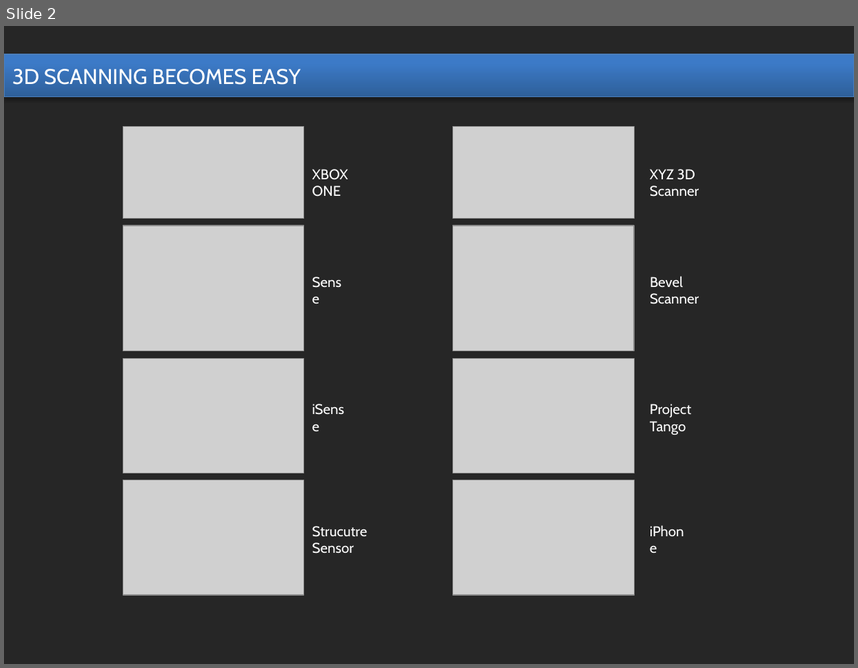
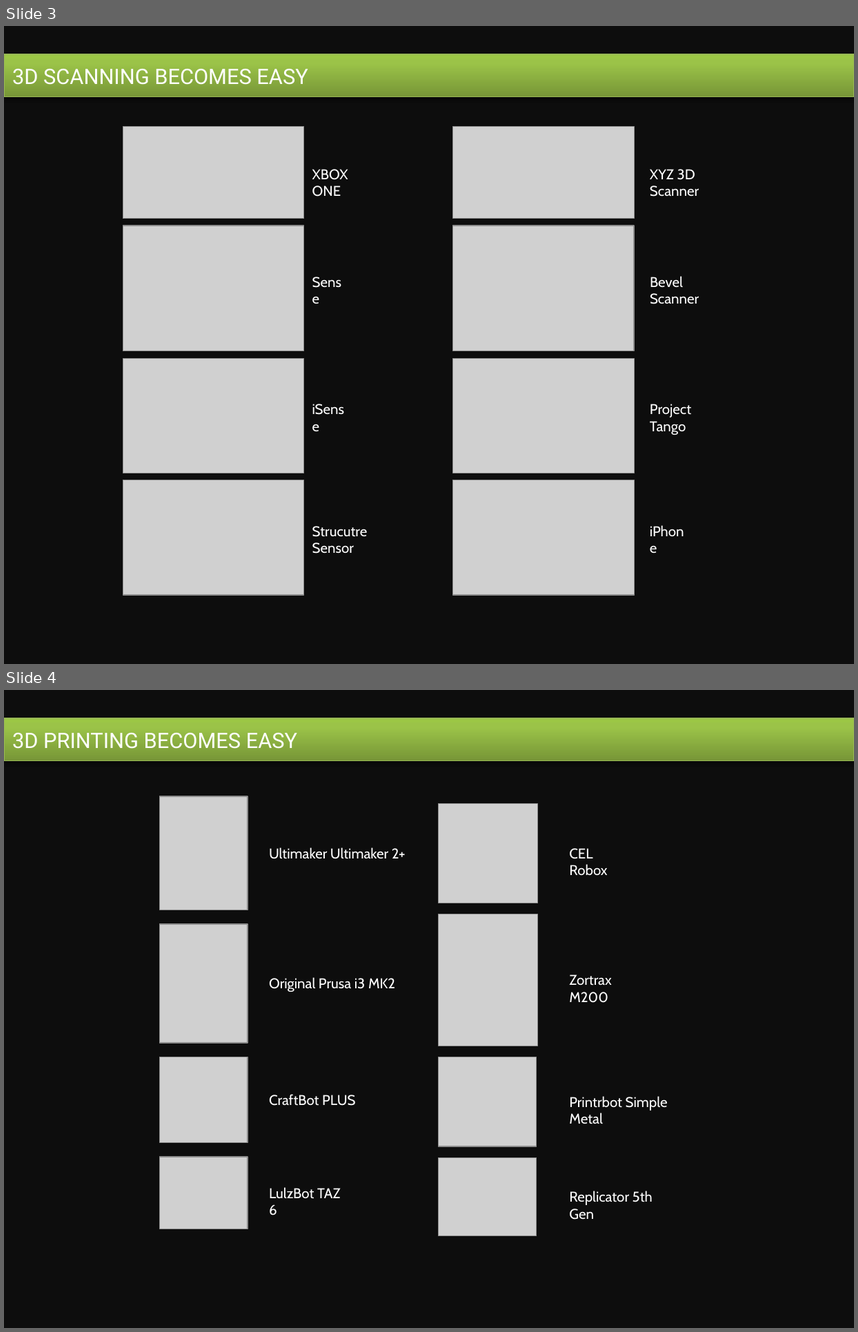
Before and after one commit to dongzgh/visplayer, a slide deck: docs/products/market_analysis.pptx. Shown one above the other, each under a label of ours: slide 2 before the commit, slides 3 and 4 after it. The pictures are 858x668 and 858x1332 pixels, drawn with LibreOffice and Linux fonts; fonts in the diff are those of the drawing; grey boxes stand for pictures. Boxes give left, top, right and bottom in pixels: in the first picture for what was removed or moved away, otherwise in the second. Text is boxed around its words. In the diff, an @@ line names an element or a change of style, - is before the commit and + after.

```diff
--- a/docs/products/market_analysis.pptx
+++ b/docs/products/market_analysis.pptx
@@ slide 4 added at <box>4,690,854,1328</box>, background #0D0D0D @@
@@ rectangle added at <box>4,718,854,760</box>, fill gradient #779737 to #9BC348 to #9DC746, outline #98B955 0.75 pt, 18 pt, text #FFFFFF @@
+3D PRINTING BECOMES EASY
@@ group added at <box>159,796,406,1229</box>: 4 pictures, 4 texts @@
+Original Prusa i3 MK2
+Ultimaker Ultimaker 2+
+CraftBot PLUS
+LulzBot TAZ 6
@@ group added at <box>439,803,668,1236</box>: 4 pictures, 4 texts @@
+CEL Robox
+Zortrax M200
+Replicator 5th Gen
+Printrbot Simple Metal
@@ what was slide 2 is now slide 3 @@
@@ slide 3 changed as well @@
@@ background #262626 to #0D0D0D @@
@@ rectangle "3D SCANNING BECOMES EASY" at <box>4,54,854,96</box>: font Cabin to Roboto; fill gradient #2F5F99 to #3D7CC7 to #3A7CCB to gradient #779737 to #9BC348 to #9DC746; outline #4B7EBC 0.75 pt to #98B955 0.75 pt @@
```
Also in this commit, not shown: 1 other slide changed, 3 other slides added, 1 slide removed, 2 other files.
